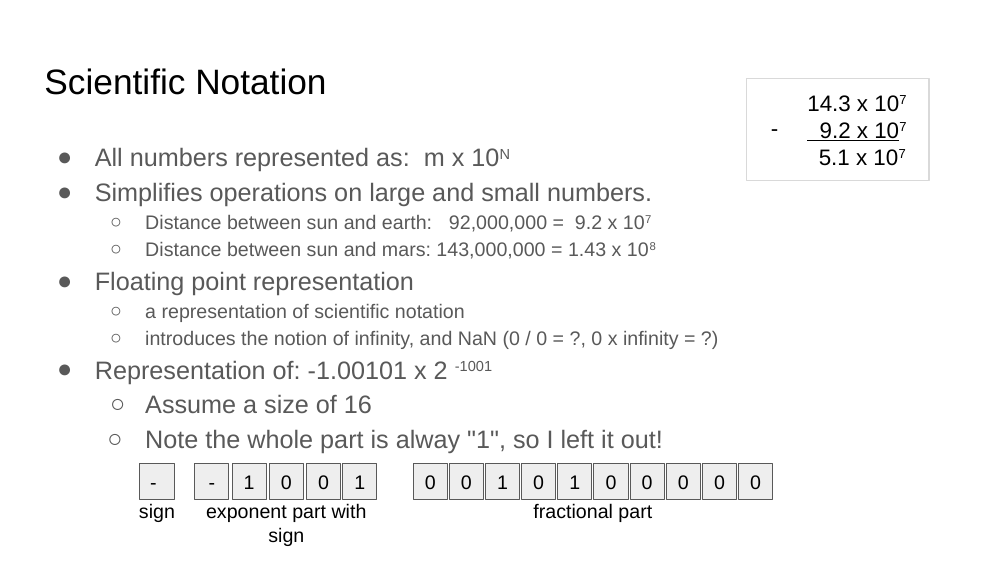
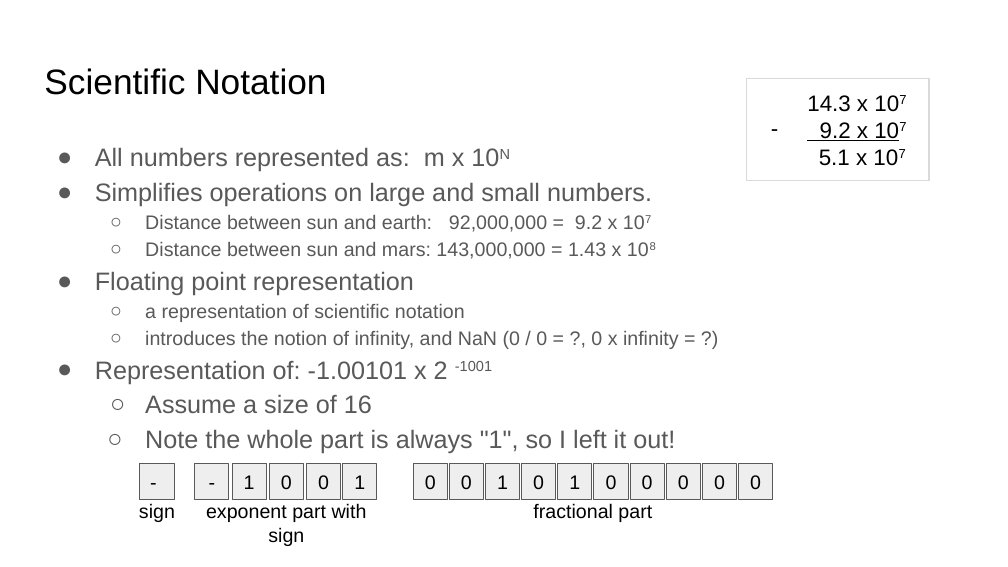
Before and after one commit to COMP122/comp122-s23, a slide deck: slide 2 of format-encodings/documents/ARCHIVE/floating-point-encoding.pptx. Drawn at 1008x567 pixels with LibreOffice and Linux fonts; fonts in the diff are those of the drawing. Boxes give left, top, right and bottom in pixels: in the first picture for what was removed or moved away, otherwise in the second. Text is boxed around its words. In the diff, an @@ line names an element or a change of style, - is before the commit and + after.

```diff
--- a/format-encodings/documents/ARCHIVE/floating-point-encoding.pptx
+++ b/format-encodings/documents/ARCHIVE/floating-point-encoding.pptx
@@ text at <box>145,429,675,453</box>: text changed @@
-  ○ Note the whole part is alway "1", so I left it out!
+  ○ Note the whole part is always "1", so I left it out!
```
Also in this commit, not shown: 3 other slides changed, 1 slide removed, 8 other files.
